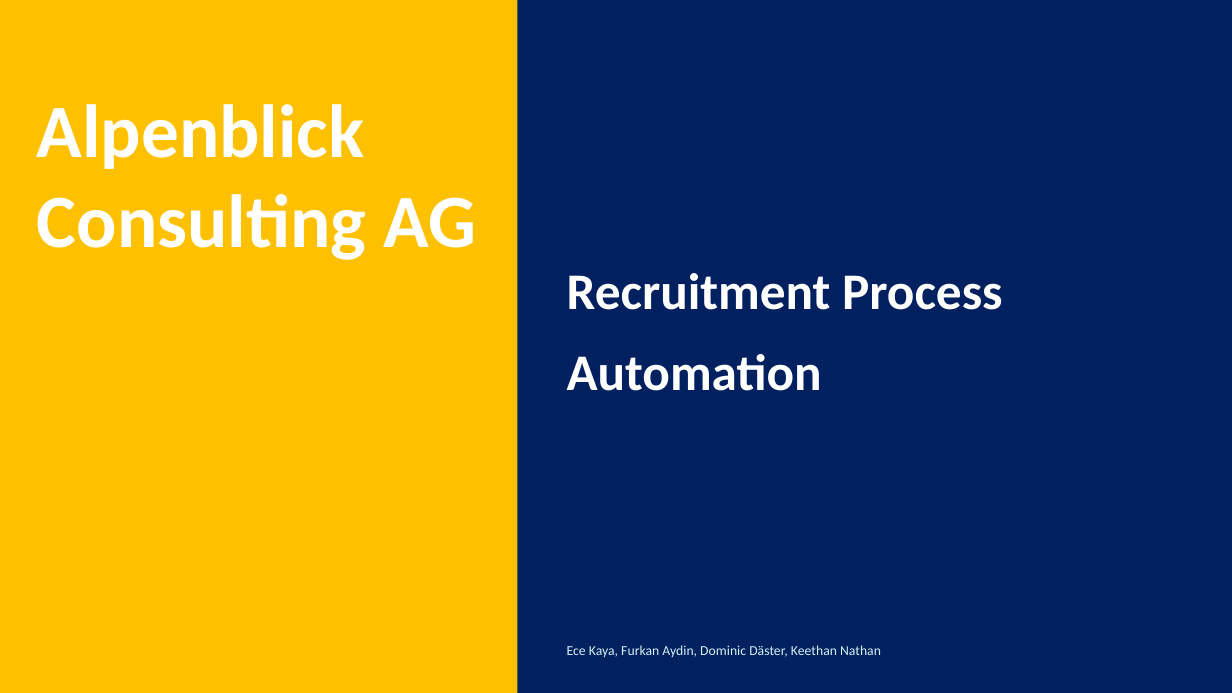
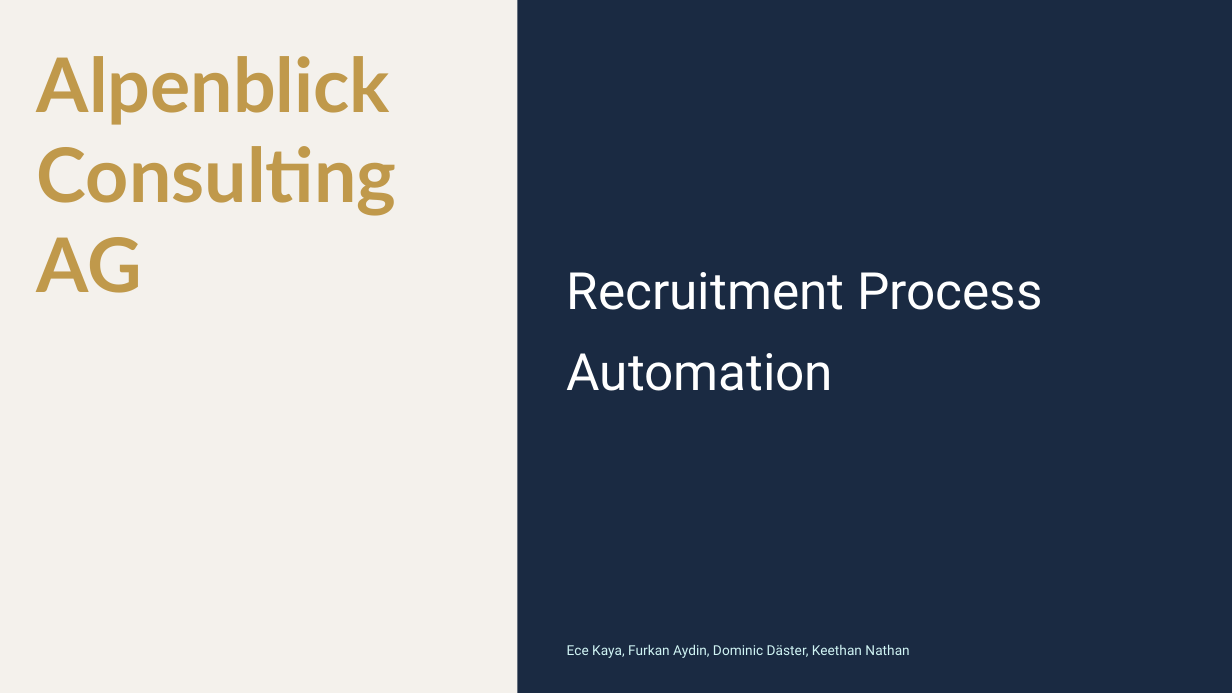
Before and after one commit to DigiBP/26SS_Tierpark_Goldau, a slide deck: slide 1 of Tierpark_Goldau_Presentation.pptx. Drawn at 1232x693 pixels with LibreOffice and Linux fonts; fonts in the diff are those of the drawing. Boxes give left, top, right and bottom in pixels: in the first picture for what was removed or moved away, otherwise in the second. Text is boxed around its words. In the diff, an @@ line names an element or a change of style, - is before the commit and + after.

```diff
--- a/Tierpark_Goldau_Presentation.pptx
+++ b/Tierpark_Goldau_Presentation.pptx
@@ background #002060 to #1A2A42 @@
@@ rectangle at bbox=[0, 0, 517, 692]: fill #FFC000 to #F4F1EC @@
@@ text "Alpenblick Consulting AG" at bbox=[37, 56, 396, 293]: font Calibri to Lato, text colour #FFFFFF to #C0994B @@
@@ text "Recruitment Process Automation" at bbox=[567, 272, 1042, 391]: font Calibri to Roboto, bold off @@
@@ text "Ece Kaya, Furkan Aydin, Dominic ..." at bbox=[567, 644, 909, 658]: font Calibri to Roboto @@
```
Also in this commit, not shown: 7 other slides changed.
